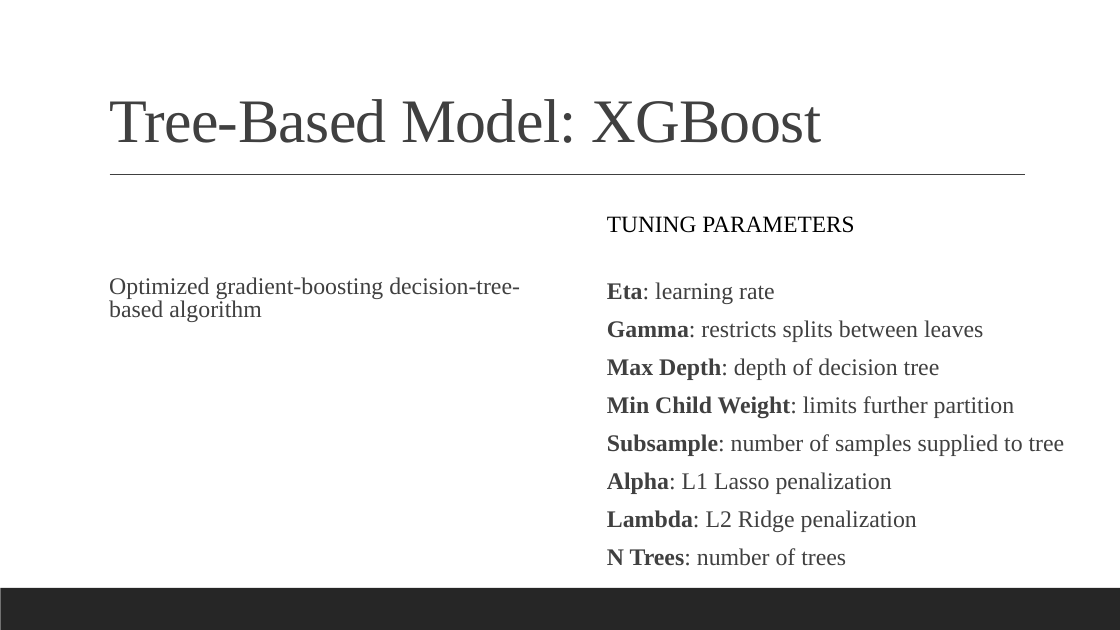
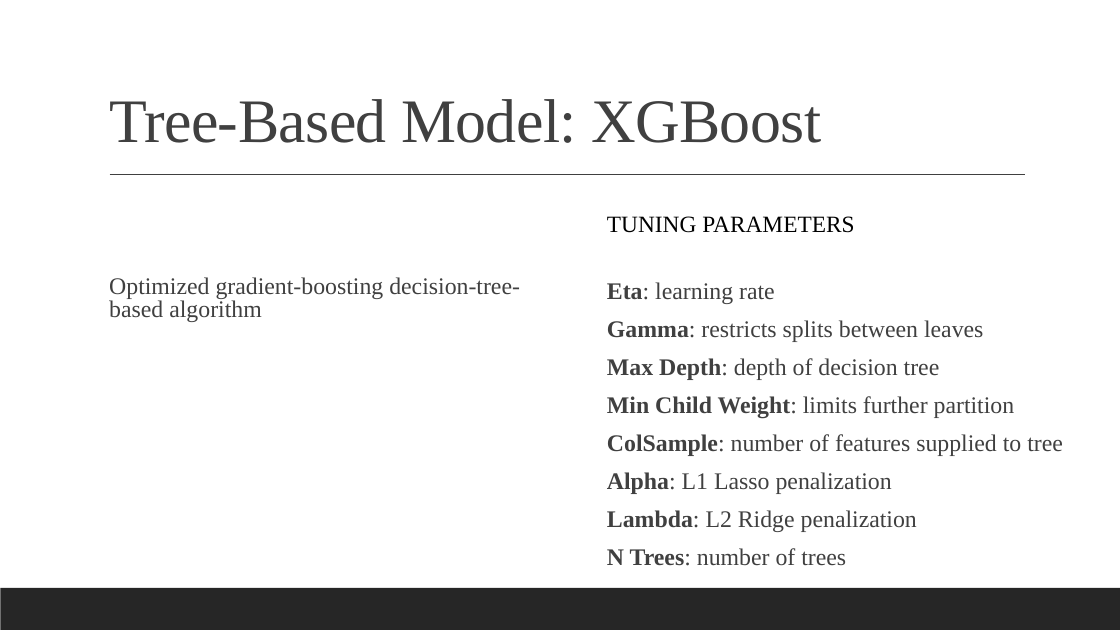
Before and after one commit to jah377/Kaggle-Machine-Learning-Housing-Project-, a slide deck: slide 20 of house_of_cardinality.pptx (slide 19 before the commit). Drawn at 1120x630 pixels with LibreOffice and Linux fonts; fonts in the diff are those of the drawing. Boxes give left, top, right and bottom in pixels: in the first picture for what was removed or moved away, otherwise in the second. Text is boxed around its words. In the diff, an @@ line names an element or a change of style, - is before the commit and + after.

Commit message:
update ppt

```diff
--- a/house_of_cardinality.pptx
+++ b/house_of_cardinality.pptx
@@ text at (607,434,1063,456): text changed @@
-  Subsample: number of samples supplied to tree
+  ColSample: number of features supplied to tree
```
Also in this commit, not shown: 3 slides added, 1 slide removed.
